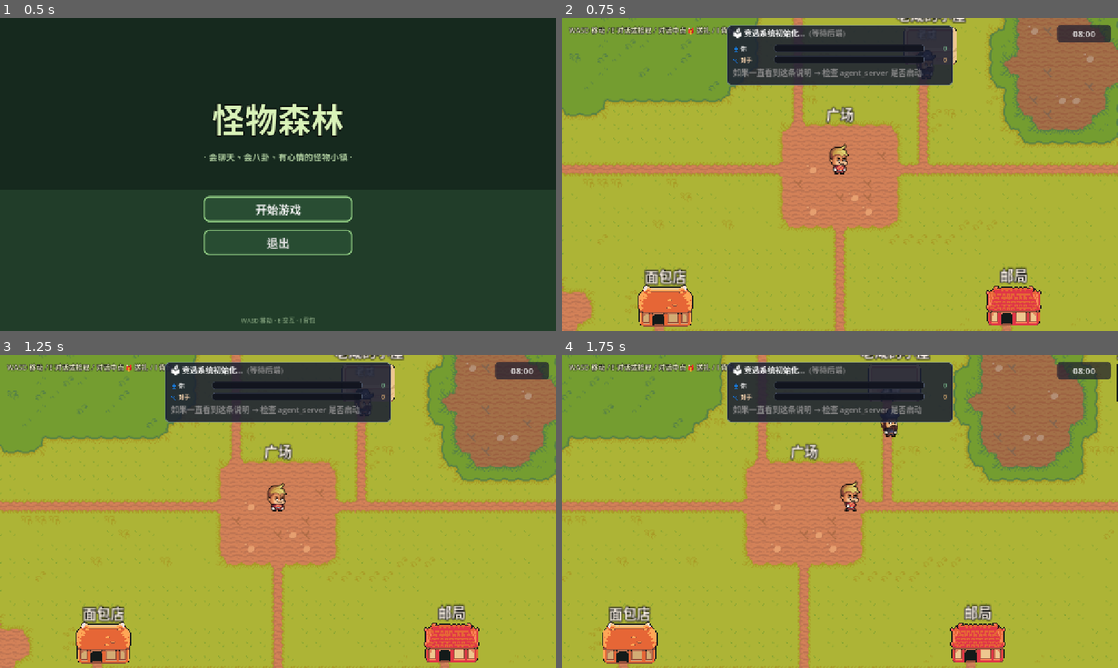
Above: before the commit, frames 1-4 (two rows, left to right).
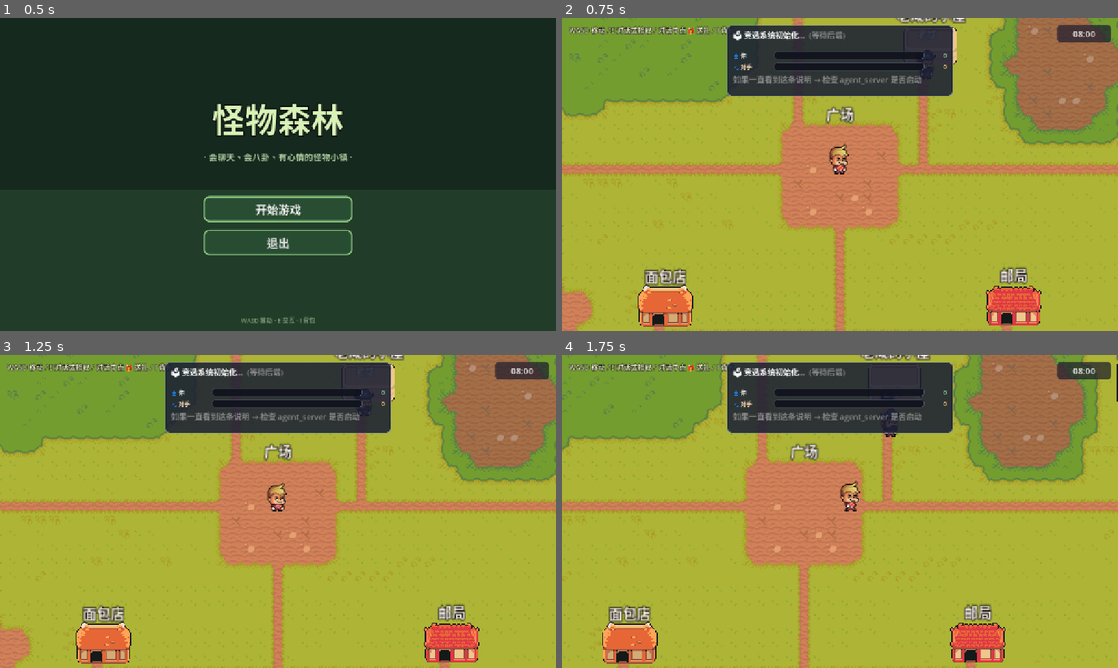
Above: after the commit, the same moments.

Repository: hotlddx-collab/game01
Game: Godot game, scene res://scenes/ui/main_menu.tscn
Same seed, same stepped clock (60 frames per second), same inputs: the game is played once before the commit and once after it.
Inputs:
- Up to frame 1 (0.5 s): no input
- Up to frame 2 (0.75 s): click "开始游戏" at 0.5 s
- Up to frame 3 (1.25 s): no input
- Up to frame 4 (1.75 s): tap Enter at 1.25 s; hold D (move_right) from 1.28 s (still down); hold E (interact) from 1.28 s (still down)

Frame 1 is identical in both runs. In frame 2, 4.8% of the frame differs, in the area x 29-71%, y 3-26%; in frame 3, 4.8%; in frame 4, 4.8%.

Commit message:
feat(election): 选举面板三模式(开荒/卫冕/在野) + 复仇战对手 + incumbent 追踪修复
- 后端: select_opponent 落选后锁定挑战现任镇长; get_incumbent_id; view 加 incumbent_id/day_theme
- 前端: HUD 顶栏两行(政权状态+4阶段名), hint 按模式分文案
- 修复: set_incumbent 落选时不命中导致无人当镇长的 bug
- 测试: 修 db 隔离(current_db_path) + 过时 day_index 预期; 补复仇战用例 94/94

Diff:
--- a/scenes/ui/election_hud.tscn
+++ b/scenes/ui/election_hud.tscn
@@ -84,7 +84,7 @@
 offset_left = -260.0
 offset_top = 16.0
 offset_right = 260.0
-offset_bottom = 156.0
+offset_bottom = 180.0
 grow_horizontal = 2
 theme_override_styles/panel = SubResource("StyleBoxFlat_ehud")
 
@@ -102,7 +102,7 @@
 
 [node name="Header" type="RichTextLabel" parent="Panel/VBox"]
 unique_name_in_owner = true
-custom_minimum_size = Vector2(0, 24)
+custom_minimum_size = Vector2(0, 44)
 bbcode_enabled = true
 fit_content = true
 scroll_active = false
--- a/scripts/election_hud.gd
+++ b/scripts/election_hud.gd
@@ -37,6 +37,8 @@
 var _player_incumbent: bool = false
 var _player_power: int = 0
 var _player_power_max: int = 0
+var _incumbent_id: String = ""
+var _day_theme: String = "campaign"
 
 # ---- 当日主题横幅（运行时构建）----
 var _day_banner: PanelContainer = null
@@ -174,6 +176,8 @@
 	_player_incumbent = bool(view.get("player_incumbent", false))
 	_player_power = int(view.get("player_power", 0))
 	_player_power_max = int(view.get("player_power_max", 0))
+	_incumbent_id = String(view.get("incumbent_id", ""))
+	_day_theme = String(view.get("day_theme", "campaign"))
 	_refresh()
 
 
@@ -189,15 +193,17 @@
 	var term_id := int(_last_view.get("term_id", 1))
 	var day_idx := int(_last_view.get("day_index", 1))
 	var term_days := int(_last_view.get("term_days", 4))
-	var phase := String(_last_view.get("phase", "campaign"))
-	var phase_text := _phase_label(phase)
+	var stage_text := _theme_label(_day_theme)
 	var remaining: int = max(0, term_days - day_idx)
 
-	header.text = "🗳 [b]第 %d 届竞选[/b]  ·  D %d/%d  ·  [color=#c69b50]%s[/color]" % [
-		term_id, day_idx, term_days, phase_text
-	]
+	# 第 1 行：政权状态（谁是镇长），第 2 行：进度 + 当日阶段
+	var regime := _regime_line(term_id)
+	var progress := "🗳 [color=#c69b50]第 %d/%d 天 · %s[/color]" % [day_idx, term_days, stage_text]
 	if remaining > 0:
-		header.text += "  [color=#888](还有 %d 天投票)[/color]" % remaining
+		progress += "  [color=#888](距投票 %d 天)[/color]" % remaining
+	else:
+		progress += "  [color=#ffce8a](今日投票)[/color]"
+	header.text = "%s\n%s" % [regime, progress]
 
 	var scores: Dictionary = _last_view.get("scores", {})
 	var p_score := float(scores.get("player", 0.0))
@@ -214,7 +220,7 @@
 	opponent_score_lbl.text = "%d" % int(round(o_score))
 
 	hint_label.text = "[color=#cdd6e6]📜 承诺池 [b]%d/%d[/b][/color]   ·   %s" % [
-		_promise_active, _promise_max, _gen_hint(phase, day_idx, p_score, o_score)
+		_promise_active, _promise_max, _gen_hint(day_idx, p_score, o_score)
 	]
 	if _player_incumbent:
 		hint_label.text += "\n[color=#ffd864]🏛 镇长权力 %s/%s（按 K 行使）[/color]" % [
@@ -222,31 +228,49 @@
 		]
 
 
-func _phase_label(phase: String) -> String:
-	match phase:
-		"campaign": return "拉票期"
-		"debate": return "辩论日"
-		"vote": return "投票日"
-		_: return phase
-
-
-func _gen_hint(phase: String, _day_idx: int, p: float, o: float) -> String:
-	match phase:
-		"debate":
-			return "[color=#ffd27f]💬 今天是辩论日，记得参加广场辩论。[/color]"
-		"vote":
-			return "[color=#ffd27f]🗳 今天是投票日，结果即将揭晓。[/color]"
-		_:
-			pass
+## 顶栏第 1 行：按现任镇长身份区分开荒 / 卫冕 / 在野
+func _regime_line(term_id: int) -> String:
+	if _incumbent_id == "":
+		return "🌱 [b]首届镇长竞选[/b]  [color=#c69b50]· 镇长之位空缺[/color]"
+	elif _incumbent_id == "player":
+		return "🏛 [b]现任镇长：你[/b]  [color=#c69b50]· 第 %d 届任期[/color]" % term_id
+	else:
+		return "🏛 [b]现任镇长：%s[/b]  [color=#ff9a9a]· 你要夺回[/color]" % _id_to_name(_incumbent_id)
+
+
+func _theme_label(theme: String) -> String:
+	match theme:
+		"rally": return "📣 集会日"
+		"debate": return "🎤 辩论日"
+		"crisis": return "⚡ 危机日"
+		"vote": return "🗳 投票日"
+		_: return "🌿 竞选日"
+
+
+func _gen_hint(_day_idx: int, p: float, o: float) -> String:
+	if _day_theme == "debate":
+		return "[color=#ffd27f]💬 今天是辩论日，记得参加广场辩论。[/color]"
+	if _day_theme == "vote":
+		return "[color=#ffd27f]🗳 今天是投票日，结果即将揭晓。[/color]"
+	if _day_theme == "crisis":
+		return "[color=#ffd27f]⚡ 镇上出了乱子，妥善调解能左右选情。[/color]"
+	# 无镇长（开荒）/ 有镇长（卫冕/在野）分别给基调提示
+	if _incumbent_id == "":
+		return "[color=#d6e0a0]赢得选举，成为森林第一任镇长。[/color]"
 	var diff := p - o
+	if _incumbent_id == "player":
+		if diff < 0.0:
+			return "[color=#ffce8a]守住镇长位！挑战者 %s 正在追赶。[/color]" % _id_to_name(_opponent_id)
+		return "[color=#8de89a]✓ 稳住民心，守好镇长之位。[/color]"
+	# 在野：夺回
 	if diff < -20.0:
-		return "[color=#ff8a8a]⚠ 你落后较多，多去拜访 NPC 提升好感。[/color]"
+		return "[color=#ff8a8a]⚠ 落后较多，多拜访 NPC 才能扳倒 %s。[/color]" % _id_to_name(_opponent_id)
 	elif diff < 0.0:
-		return "[color=#ffce8a]略微落后。送礼物 / 完成承诺能拉回声望。[/color]"
+		return "[color=#ffce8a]略微落后。送礼 / 兑现承诺，夺回镇长位。[/color]"
 	elif diff < 20.0:
-		return "[color=#d6e0a0]势均力敌，每一次互动都重要。[/color]"
+		return "[color=#d6e0a0]势均力敌，每次互动都在拉票。[/color]"
 	else:
-		return "[color=#8de89a]✓ 优势明显，继续保持。[/color]"
+		return "[color=#8de89a]✓ 优势明显，镇长位就在眼前。[/color]"
 
 
 # ============================================================
@@ -347,7 +371,7 @@
 		result_banner.text = (
 			"[center][color=#ee8888][b]😔 你落选了。[/b][/color]\n"
 			+ "[color=#dddddd]%s 当选了本届镇长。%s[/color]\n"
-			+ "[color=#888888](下届挑战谁：%s)[/color][/center]"
+			+ "[color=#888888](下届继续挑战现任镇长：%s)[/color][/center]"
 		) % [op_name, tie_note, next_op_name]
 		if result_status:
 			result_status.text = "[center][color=#ee8888]胜负已分[/color][/center]"
Not shown, added: .codemaker/devlog_2026-07-26.md
Not shown, changed: agent_server/election.py
Not shown, changed: tests/test_election.py
